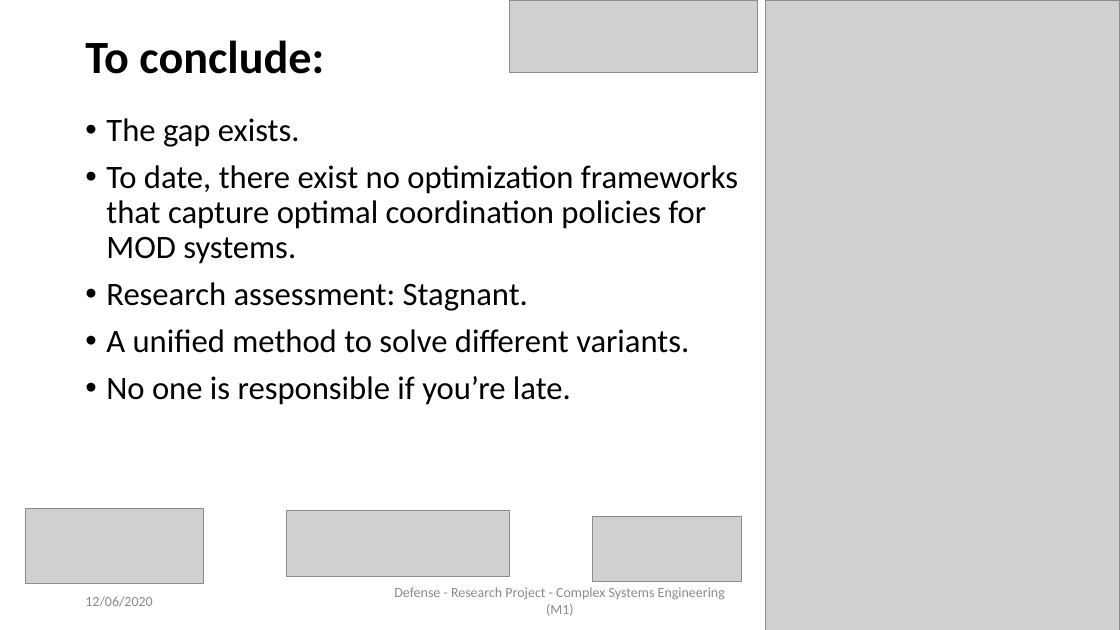
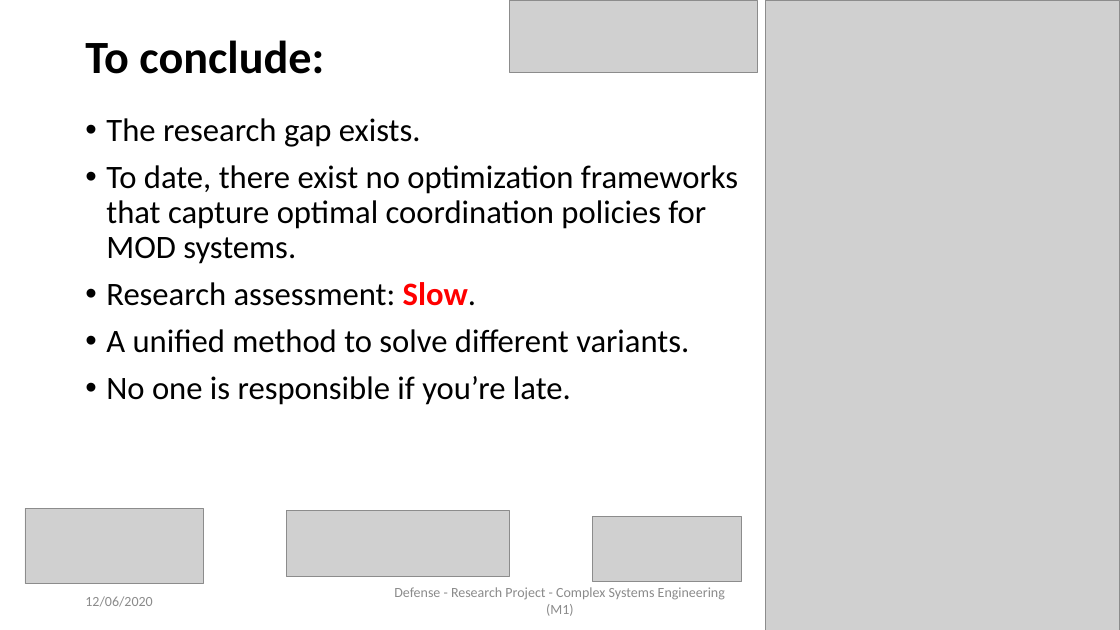
Before and after one commit to AymanABDELHAMID/OD_MTO_DARP, a slide deck: slide 15 of Presentation/presentation_AymanMahmoud.pptx. Drawn at 1120x630 pixels with LibreOffice and Linux fonts; fonts in the diff are those of the drawing; grey boxes stand for pictures. Boxes give left, top, right and bottom in pixels: in the first picture for what was removed or moved away, otherwise in the second. Text is boxed around its words. In the diff, an @@ line names an element or a change of style, - is before the commit and + after.

```diff
--- a/Presentation/presentation_AymanMahmoud.pptx
+++ b/Presentation/presentation_AymanMahmoud.pptx
@@ text at bbox=[106, 118, 421, 147]: text changed @@
-• The gap exists.
+• The research gap exists.
@@ text at bbox=[106, 282, 476, 306]: text changed @@
-• Research assessment: Stagnant.
+• Research assessment: Slow.
```
Also in this commit, not shown: 29 other slides changed, 1 slide removed, 1 other file.
